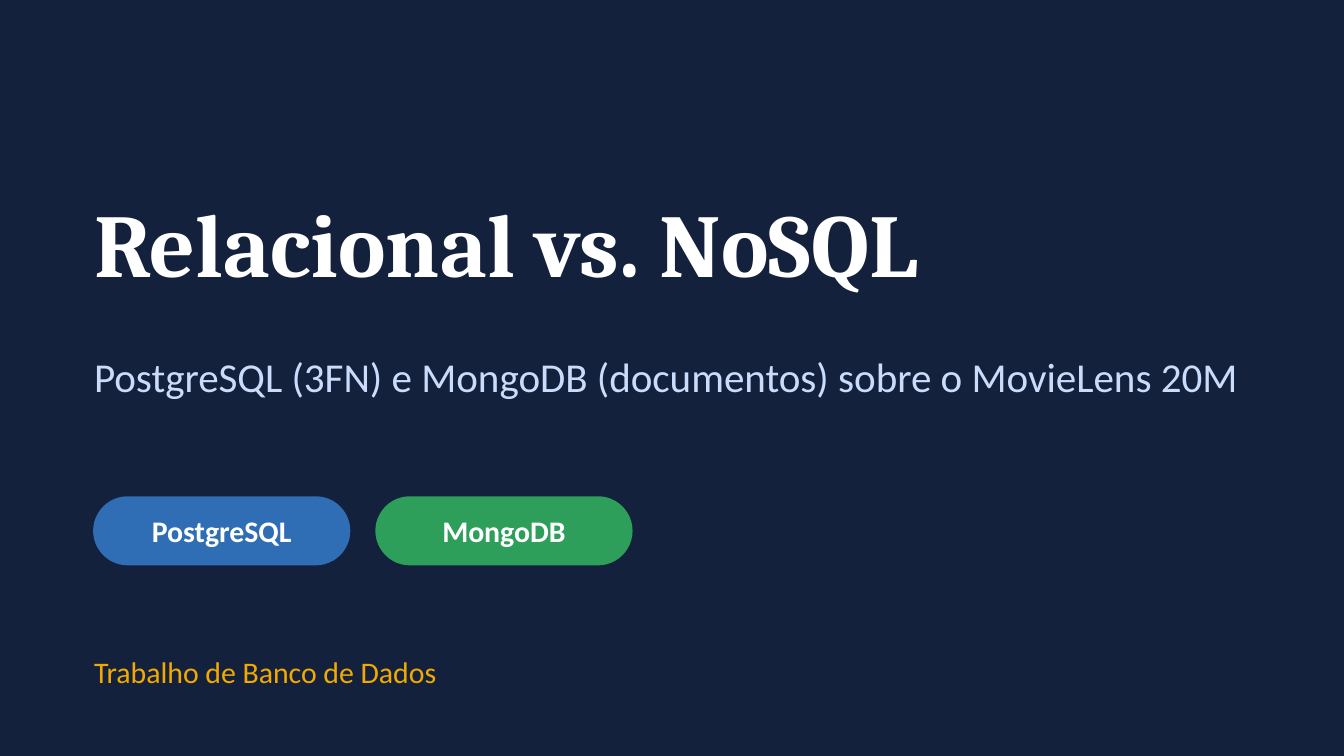
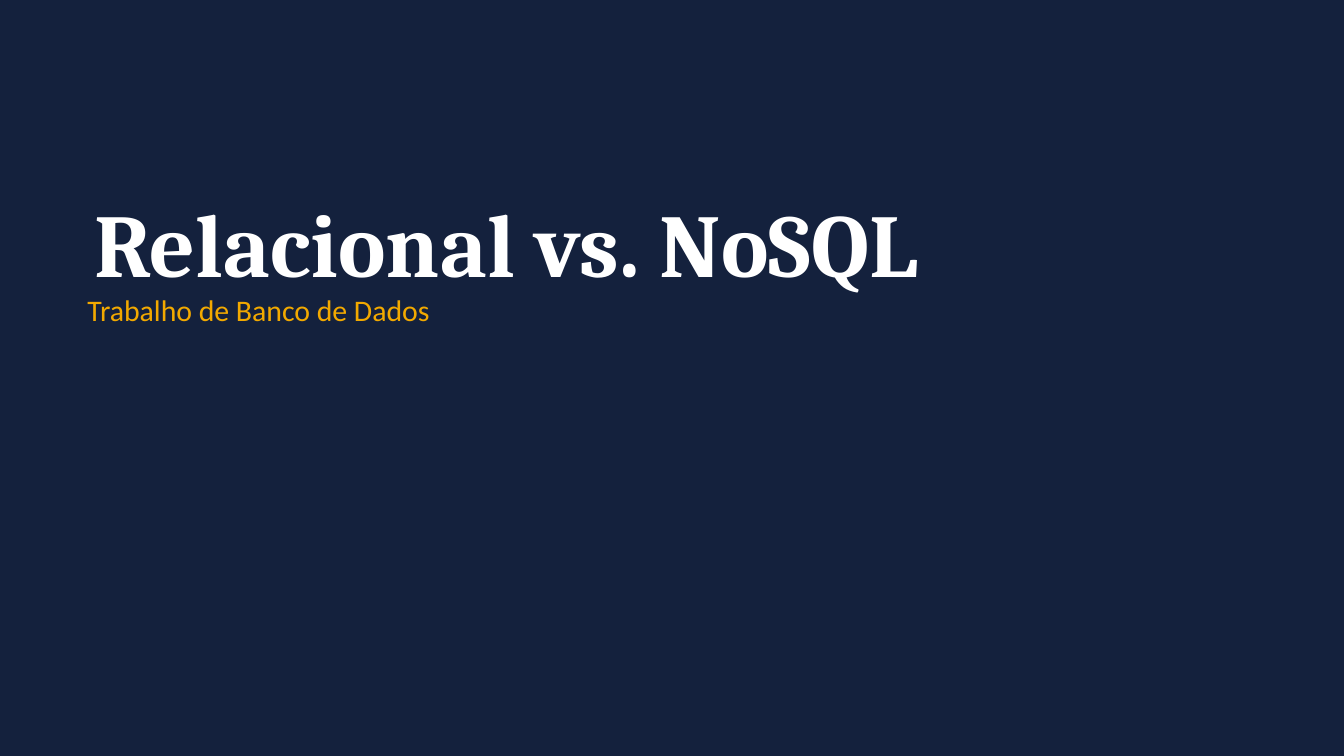
Before and after one commit to FineiasAntonio/BancoDeDados, a slide deck: slide 1 of docs/apresentacao.pptx. Drawn at 1344x756 pixels with LibreOffice and Linux fonts; fonts in the diff are those of the drawing. Boxes give left, top, right and bottom in pixels: in the first picture for what was removed or moved away, otherwise in the second. Text is boxed around its words. In the diff, an @@ line names an element or a change of style, - is before the commit and + after.

Commit message:
update slide

```diff
--- a/docs/apresentacao.pptx
+++ b/docs/apresentacao.pptx
@@ text "Trabalho de Banco de Dados": place and size @@
-text "Trabalho de Banco de Dados" at (94, 662, 437, 684)
+text "Trabalho de Banco de Dados" at (87, 300, 430, 322)
@@ text removed at (94, 362, 1238, 399) @@
-PostgreSQL (3FN) e MongoDB (documentos) sobre o MovieLens 20M
@@ rounded rectangle removed at (94, 497, 349, 564) @@
@@ rounded rectangle removed at (376, 497, 632, 564) @@
@@ text removed at (152, 522, 292, 547) @@
-PostgreSQL
@@ text removed at (442, 522, 565, 547) @@
-MongoDB
```
Also in this commit, not shown: 5 other slides changed, 1 slide added, 10 slides removed, 1 other file.
